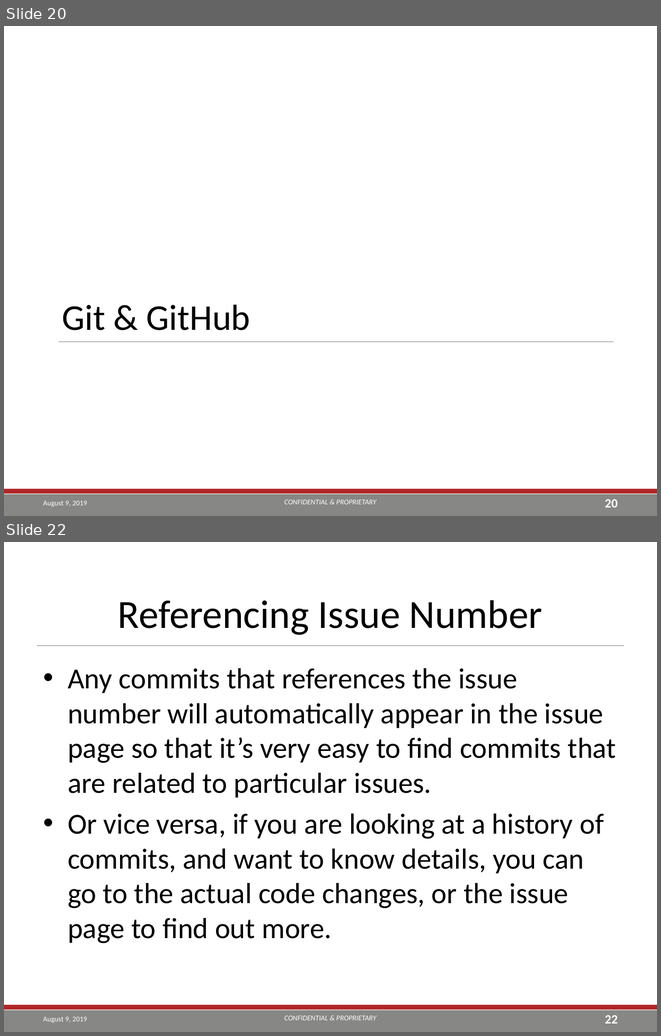
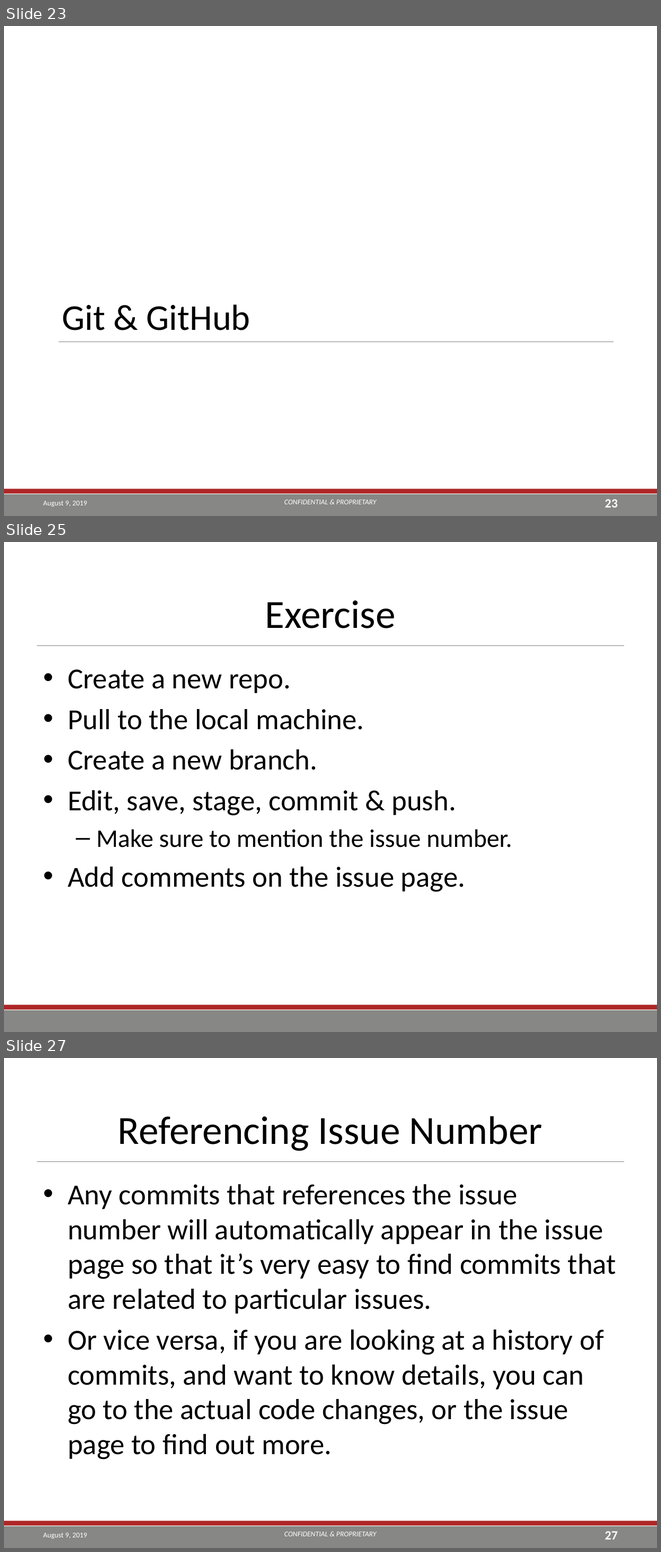
Before and after one commit to TEA-Analytics/ShinyWorkshop, a slide deck: Day 2.pptx. Shown one above the other, each under a label of ours: slides 20 and 22 before the commit, slides 23, 25 and 27 after it; the slides between them are not shown. The pictures are 661x1036 and 661x1552 pixels, drawn with LibreOffice and Linux fonts; fonts in the diff are those of the drawing; background and template pictures are left out. Boxes give left, top, right and bottom in pixels: in the first picture for what was removed or moved away, otherwise in the second. Text is boxed around its words. In the diff, an @@ line names an element or a change of style, - is before the commit and + after.

```diff
--- a/Day 2.pptx
+++ b/Day 2.pptx
@@ slide 25 added at [4, 542, 657, 1032], background #FFFFFF; not listed: 3 template elements that a slide beside it also shows @@
@@ title added at [265, 600, 396, 628], 44 pt, text #000000 @@
+Exercise
@@ text added at [68, 669, 512, 892], 32 pt, text #000000 @@
+• Create a new repo.
+• Pull to the local machine.
+• Create a new branch.
+• Edit, save, stage, commit & push.
+  – Make sure to mention the issue number.
+• Add comments on the issue page.
@@ what was slide 20 is now slide 23 @@
@@ page number at [605, 499, 618, 507]: text changed @@
-20
+23
@@ what was slide 22 is now slide 27 @@
@@ page number at [605, 1531, 618, 1539]: text changed @@
-22
+27
```
Also in this commit, not shown: 6 slides changed, 2 other slides added, 1 slide removed, 2 other files.
